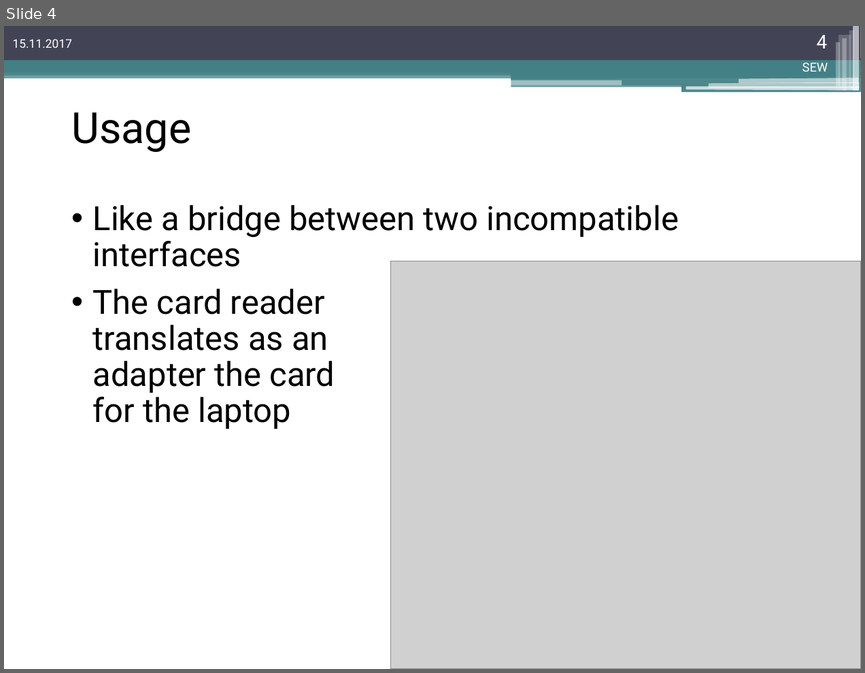
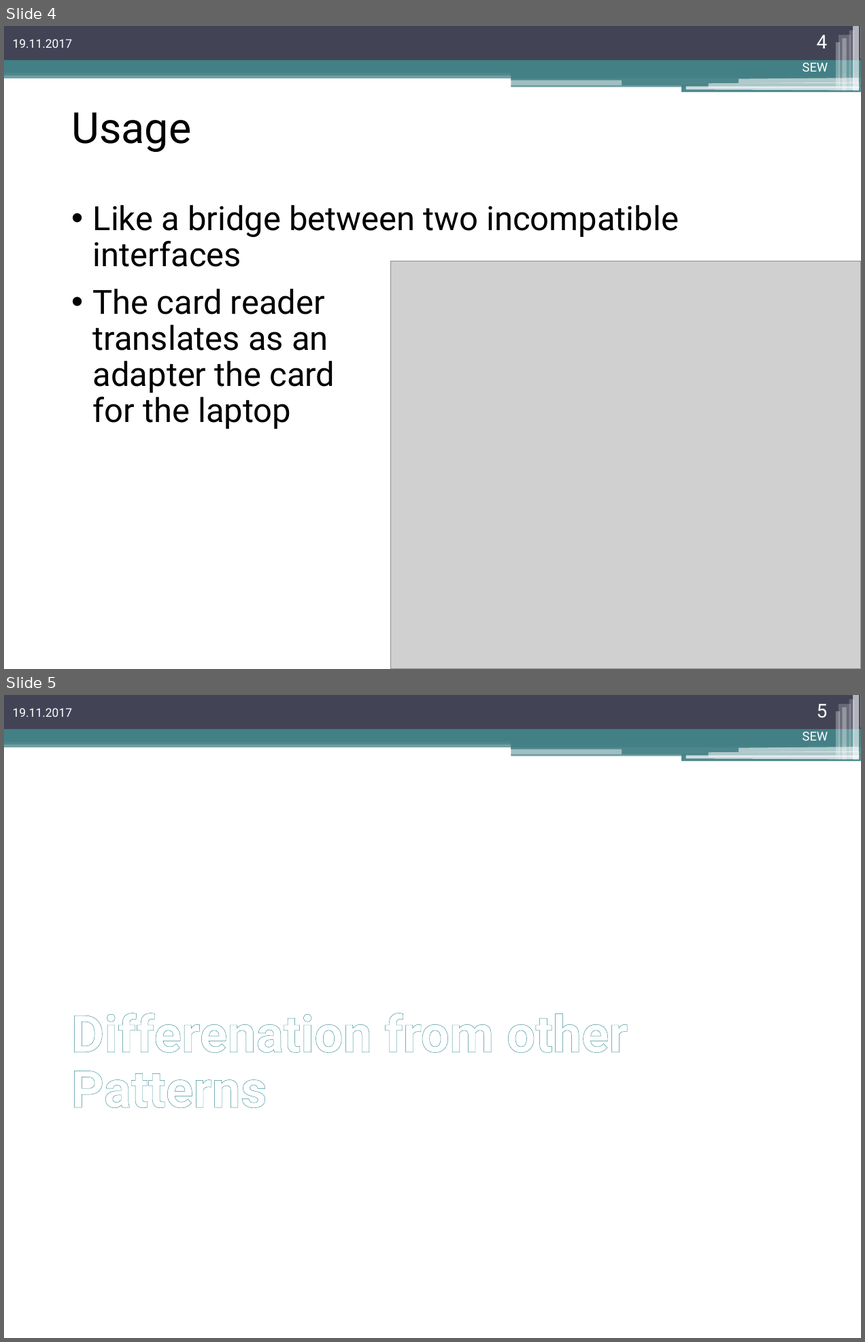
Before and after one commit to stefan4h/CSharp_Patterns_WPF_Games, a slide deck: Adapter Pattern Referat/Adapter Design Pattern.pptx. Shown one above the other, each under a label of ours: slide 4 before the commit, slides 4 and 5 after it. The pictures are 865x673 and 865x1342 pixels, drawn with LibreOffice and Linux fonts; fonts in the diff are those of the drawing; grey boxes stand for pictures. Boxes give left, top, right and bottom in pixels: in the first picture for what was removed or moved away, otherwise in the second. Text is boxed around its words. In the diff, an @@ line names an element or a change of style, - is before the commit and + after.

Commit message:
Adapter Pattern Referat-Überarbeitete Version

```diff
--- a/Adapter Pattern Referat/Adapter Design Pattern.pptx
+++ b/Adapter Pattern Referat/Adapter Design Pattern.pptx
@@ slide 5 added at box(4, 695, 861, 1338), background #FFFFFF; not listed: 32 template elements that a slide beside it also shows @@
@@ text added at box(13, 708, 73, 717), 10 pt, text #FFFFFF @@
+19.11.2017
@@ page number added at box(817, 704, 827, 718), 16 pt, text #FFFFFF @@
+5
@@ text added at box(802, 732, 827, 741), 10.5 pt, text #FFFFFF @@
+SEW
@@ title added at box(71, 1013, 628, 1108), 43 pt, text #FFFFFF, bold @@
+Differenation from other Patterns
@@ slide 4 changed as well @@
@@ text at box(13, 39, 73, 48): text changed @@
-15.11.2017
+19.11.2017
```
Also in this commit, not shown: 14 other slides changed, 2 other slides added, 4 other files.
